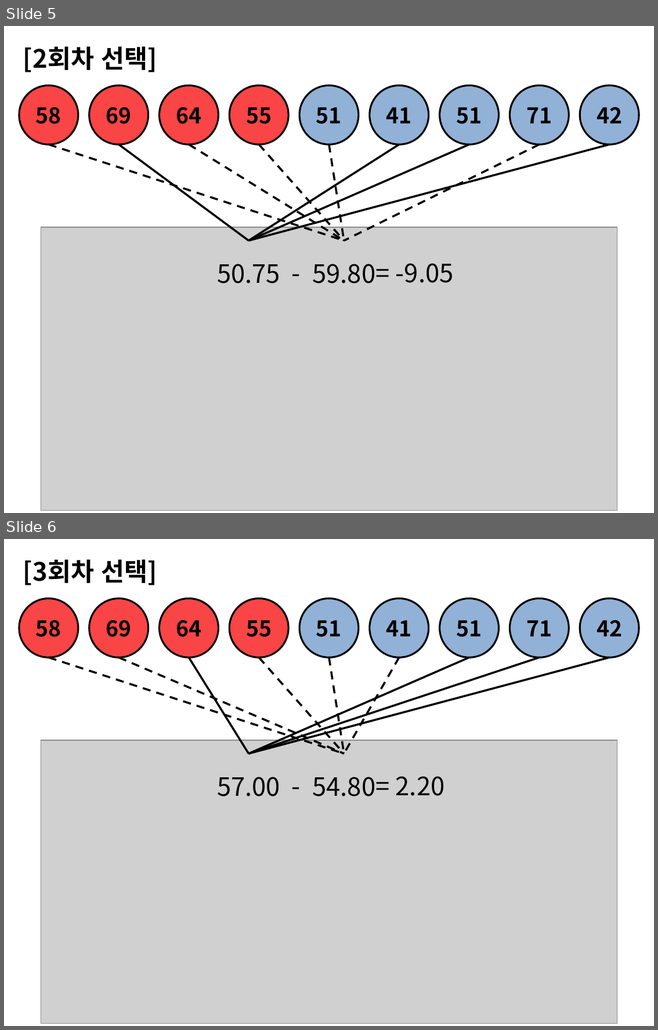
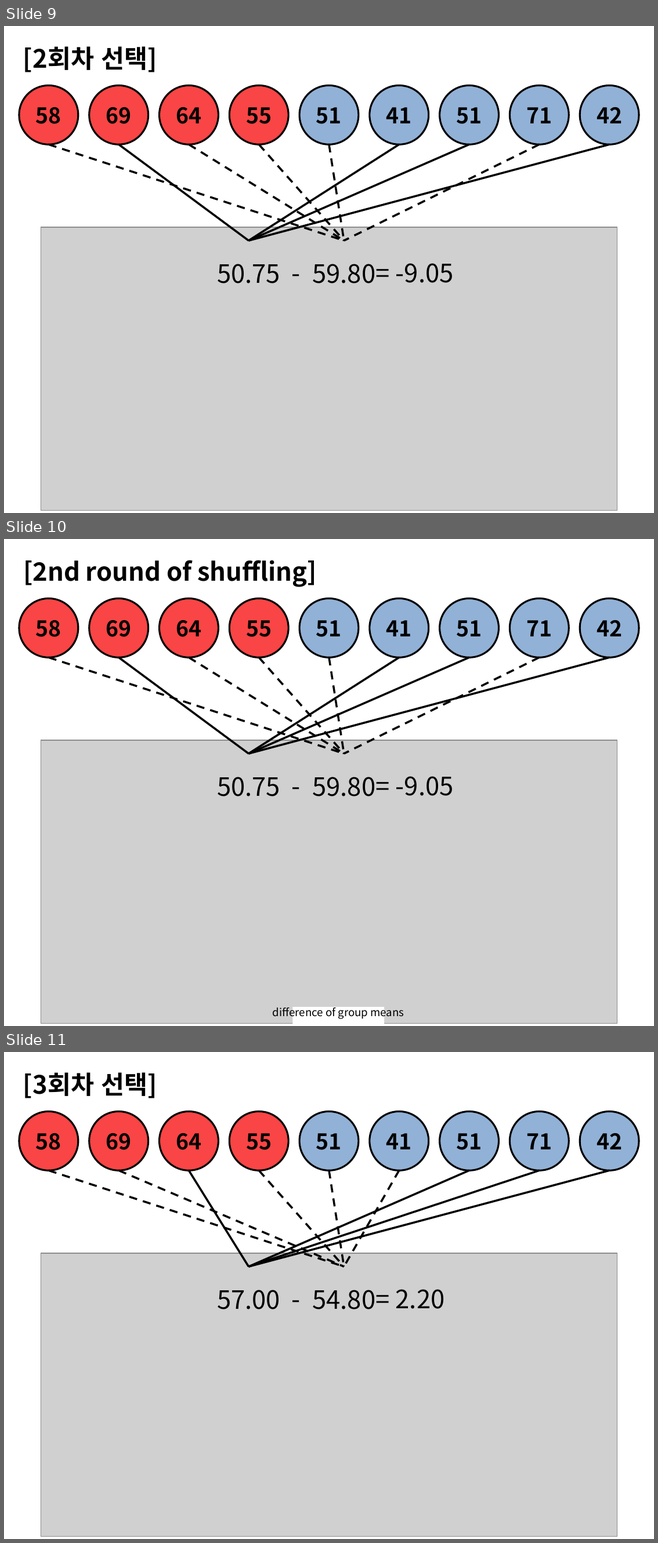
Before and after one commit to answeredbyablemind/answeredbyablemind.github.io, a slide deck: pics/2021-10-28-permutation_test/pics.pptx. Shown one above the other, each under a label of ours: slides 5 and 6 before the commit, slides 9, 10 and 11 after it. The pictures are 658x1030 and 658x1543 pixels, drawn with LibreOffice and Linux fonts; fonts in the diff are those of the drawing; grey boxes stand for pictures. Boxes give left, top, right and bottom in pixels: in the first picture for what was removed or moved away, otherwise in the second. Text is boxed around its words. In the diff, an @@ line names an element or a change of style, - is before the commit and + after.

```diff
--- a/pics/2021-10-28-permutation_test/pics.pptx
+++ b/pics/2021-10-28-permutation_test/pics.pptx
@@ slide 10 added at <box>4,539,654,1026</box>, background #FFFFFF @@
@@ text added at <box>23,560,317,587</box>, 28 pt, text #000000, bold @@
+[2nd round of shuffling]
@@ ellipse added at <box>19,599,78,658</box>, fill #F94545, outline #000000 2 pt, 24 pt, text #000000, bold @@
+58
@@ ellipse added at <box>89,599,148,658</box>, fill #F94545, outline #000000 2 pt, 24 pt, text #000000, bold @@
+69
@@ ellipse added at <box>159,599,219,658</box>, fill #F94545, outline #000000 2 pt, 24 pt, text #000000, bold @@
+64
@@ ellipse added at <box>230,599,289,658</box>, fill #F94545, outline #000000 2 pt, 24 pt, text #000000, bold @@
+55
@@ ellipse added at <box>300,599,359,658</box>, fill #92B1D6, outline #000000 2 pt, 24 pt, text #000000, bold @@
+51
@@ ellipse added at <box>369,599,428,658</box>, fill #92B1D6, outline #000000 2 pt, 24 pt, text #000000, bold @@
+41
@@ ellipse added at <box>439,599,498,658</box>, fill #92B1D6, outline #000000 2 pt, 24 pt, text #000000, bold @@
+51
@@ ellipse added at <box>509,599,568,658</box>, fill #92B1D6, outline #000000 2 pt, 24 pt, text #000000, bold @@
+71
@@ ellipse added at <box>579,599,639,658</box>, fill #92B1D6, outline #000000 2 pt, 24 pt, text #000000, bold @@
+42
@@ line added from (49, 657) to (344, 754), #000000 2.25 pt dashed @@
@@ line added from (119, 657) to (248, 754), #000000 2.25 pt @@
@@ line added from (188, 657) to (344, 754), #000000 2.25 pt dashed @@
@@ line added from (609, 657) to (248, 754), #000000 2.25 pt @@
@@ line added from (399, 657) to (248, 754), #000000 2.25 pt @@
@@ line added from (469, 657) to (248, 754), #000000 2.25 pt @@
@@ line added from (259, 657) to (344, 754), #000000 2.25 pt dashed @@
@@ line added from (329, 657) to (344, 754), #000000 2.25 pt dashed @@
@@ line added from (539, 657) to (344, 754), #000000 2.25 pt dashed @@
@@ picture added at <box>41,740,616,1024</box> @@
@@ text added at <box>217,777,280,797</box>, 28 pt, text #000000 @@
+50.75
@@ text added at <box>285,767,308,804</box>, 28 pt, text #000000 @@
+-
@@ text added at <box>313,777,376,797</box>, 28 pt, text #000000 @@
+59.80
@@ text added at <box>396,776,453,796</box>, 28 pt, text #000000 @@
+= -9.05
@@ text added at <box>273,1005,404,1020</box>, 12 pt, text #000000 @@
+difference of group means
@@ rectangle added at <box>292,1008,384,1025</box>, fill #FFFFFF @@
@@ what was slide 5 is now slide 9 @@
@@ what was slide 6 is now slide 11 @@
```
Also in this commit, not shown: 5 other slides added, 15 other files.
